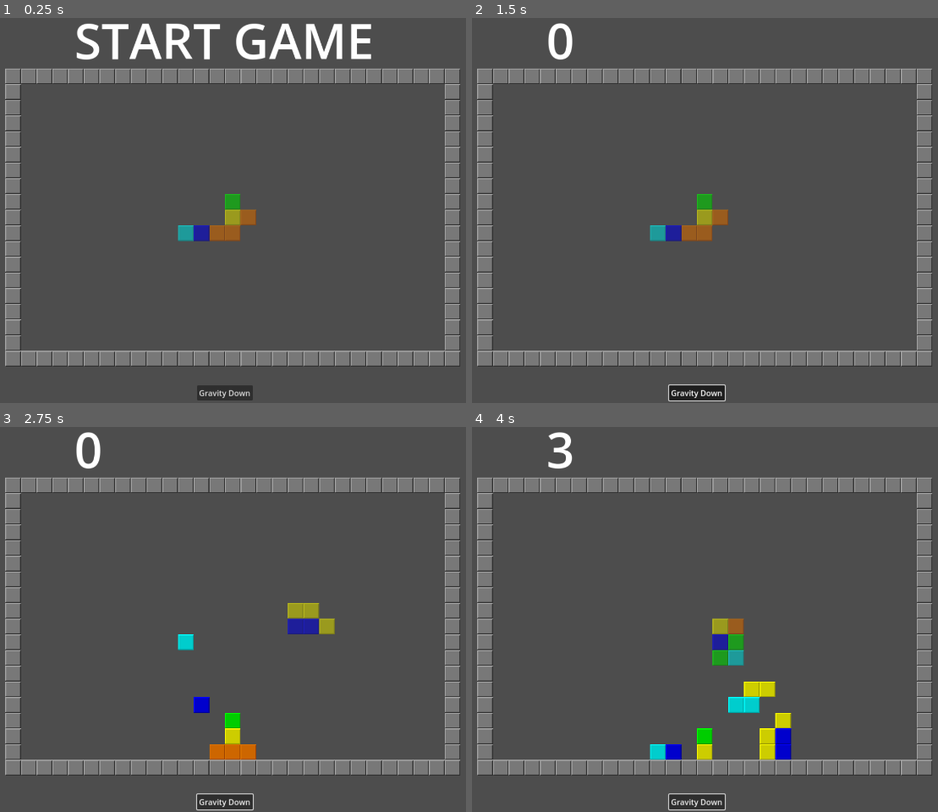
Above: before the commit, frames 1-4 (two rows, left to right).
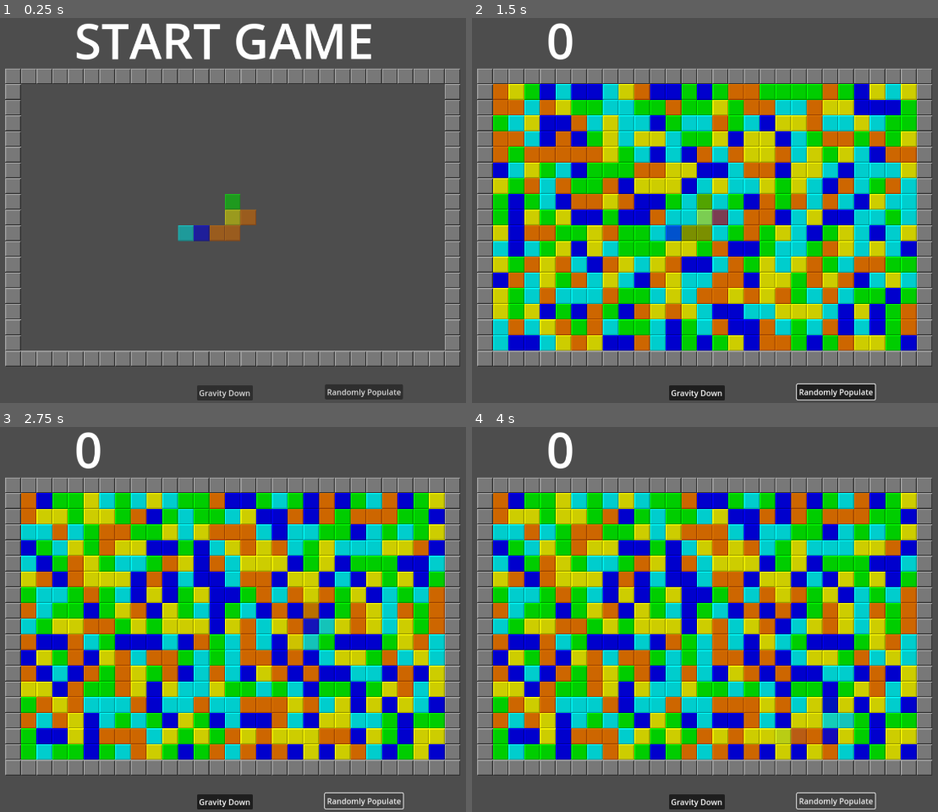
Above: after the commit, the same moments.

Repository: alexcolemandata/game-matcher
Game: Godot game, scene res://main.tscn
The game is run twice, just before and just after one commit, with the same random seed, the same clock (stepped at 60 frames per second) and the same inputs.
Inputs (mouse positions are in pixels of both pictures, inside the frame that each line leads up to):
- Up to frame 1 (0.25 s): no input
- Up to frame 2 (1.5 s): click "Gravity Down" at 0.5 s; click (835, 391) at 1.25 s, where only the run after the commit has a clickable "Randomly Populate"
- Up to frame 3 (2.75 s): tap Enter at 2 s; hold Right (right) from 2.03 s (still down); hold S (spawn piece) from 2.03 s (still down)
- Up to frame 4 (4 s): release Right (right) at 2.78 s; release S (spawn piece) at 2.78 s; hold Down (down) 2.78-3.53 s; tap A (rotate anticlockwise) at 2.85 s; tap S (spawn piece) at 3.05, 3.8 s; hold Right (right) from 3.53 s (still down); hold D (rotate clockwise) from 3.53 s (still down)

The runs differ from the first frame. In frame 1, 0.6% of the frame differs, in the area x 69-87%, y 95-100%; in frame 2, 64%, in the area x 4-96%, y 17-100%; in frame 3, 63%; in frame 4, 63%.

Commit message:
better firework effect + random populate button

Diff:
--- a/Board.gd
+++ b/Board.gd
@@ -25,7 +25,6 @@
 	ORANGE_TILE,
 	BLUE_TILE,
 ]
-var sparks
 
 var border: TileMapLayer
 var placed_tiles: TileMapLayer
@@ -39,11 +38,9 @@
 	active_piece = DEFAULT_LAYER.instantiate()
 	active_piece.modulate = Color(1, 1, 1, 0.3)
 	border = DEFAULT_LAYER.instantiate()
-	sparks = SPARKS.instantiate()
 	add_child(border)
 	add_child(placed_tiles)
 	add_child(active_piece)
-	add_child(sparks)
 
 	init_border()
 	spawn_piece()
@@ -165,8 +162,9 @@
 				var score_coords = placed_tiles.map_to_local(neighbors[0])
 				for scored_tile in neighbors:
 					await get_tree().create_timer(0.05).timeout
-
-					sparks.fire(placed_tiles.to_global(placed_tiles.map_to_local(scored_tile)))
+					var sparks = SPARKS.instantiate()
+					add_child(sparks)
+					sparks.fire(placed_tiles.to_global(placed_tiles.map_to_local(scored_tile)), color_str)
 					placed_tiles.erase_cell(scored_tile)
 
 
@@ -341,7 +339,9 @@
 		else:
 			per_x_coords[x].append(coord)
 
-	for x in per_x_coords.keys():
+	var ordered_cols = per_x_coords.keys()
+	ordered_cols.sort()
+	for x in ordered_cols:
 		var col_coords = per_x_coords[x]
 		col_coords.sort_custom(sort_vectors_lowest_to_highest)
 
@@ -360,7 +360,7 @@
 			var new_coord = Vector2i(x, int(HEIGHT/2)-i-1)
 			print("gravity from: ", old_coord, "; to: ", new_coord)
 			for j in range(old_coord.y, new_coord.y ):
-				await get_tree().create_timer(0.01).timeout
+				await get_tree().create_timer(0.001).timeout
 				placed_tiles.erase_cell(Vector2i(x, j))
 				draw_coords(placed_tiles, Vector2i(x, j+1), color)
 
@@ -378,3 +378,15 @@
 
 func sort_vectors_lowest_to_highest(a: Vector2i, b: Vector2i) -> bool:
 	return a.y > b.y
+
+
+func _on_randomly_populate_button_pressed() -> void:
+	randomly_populate_grid()
+
+func randomly_populate_grid() -> void:
+	print("randomly populating grid")
+	var half_height = int(HEIGHT / 2)
+	var half_width = int(WIDTH / 2)
+	for x in range(-half_width + 1, half_width):
+		for y in range(-half_height + 1, half_height):
+			draw_coords(placed_tiles, Vector2i(x, y), roll_color())
--- a/main.tscn
+++ b/main.tscn
@@ -21,7 +21,7 @@
 theme_override_font_sizes/font_size = 100
 text = "START GAME"
 
-[node name="Button" type="Button" parent="."]
+[node name="GravityDownButton" type="Button" parent="."]
 offset_left = -57.0
 offset_top = 358.0
 offset_right = 57.0
@@ -29,9 +29,18 @@
 toggle_mode = true
 text = "Gravity Down"
 
+[node name="RandomlyPopulateButton" type="Button" parent="."]
+offset_left = 204.0
+offset_top = 356.0
+offset_right = 363.0
+offset_bottom = 387.0
+toggle_mode = true
+text = "Randomly Populate"
+
 [node name="Timer" type="Timer" parent="."]
 unique_name_in_owner = true
 wait_time = 0.2
 autostart = true
 
-[connection signal="pressed" from="Button" to="LayerHolder" method="_on_button_pressed"]
+[connection signal="pressed" from="GravityDownButton" to="LayerHolder" method="_on_button_pressed"]
+[connection signal="pressed" from="RandomlyPopulateButton" to="LayerHolder" method="_on_randomly_populate_button_pressed"]
--- a/rocket.gd
+++ b/rocket.gd
@@ -1,5 +1,4 @@
 extends GPUParticles2D
 
 func _ready() -> void:
-	process_material.sub_emitter_amount_at_end = 200
 	pass
--- a/sparks.gd
+++ b/sparks.gd
@@ -1,5 +1,6 @@
 extends Node2D
 
-func fire(coord: Vector2) -> void:
+func fire(coord: Vector2, mod: Color = Color(1, 1, 1, 1)) -> void:
 	global_position = coord
-	$Rocket.emitting = true
+	modulate = mod
+	$Blast.emitting = true
--- a/sparks.tscn
+++ b/sparks.tscn
@@ -1,40 +1,7 @@
-[gd_scene load_steps=18 format=3 uid="uid://bvkj5ngh07est"]
+[gd_scene load_steps=11 format=3 uid="uid://bvkj5ngh07est"]
 
 [ext_resource type="Script" path="res://sparks.gd" id="1_jqpg3"]
-[ext_resource type="Script" path="res://rocket.gd" id="1_kmerv"]
 [ext_resource type="Script" path="res://blast.gd" id="1_odf1s"]
-
-[sub_resource type="CanvasItemMaterial" id="CanvasItemMaterial_w3x4k"]
-blend_mode = 1
-
-[sub_resource type="Curve" id="Curve_b3rv8"]
-_data = [Vector2(0, 0), 0.0, 2.83928, 0, 0, Vector2(1, 1), 0.0, 0.0, 0, 0]
-point_count = 2
-
-[sub_resource type="CurveTexture" id="CurveTexture_w123b"]
-curve = SubResource("Curve_b3rv8")
-
-[sub_resource type="ParticleProcessMaterial" id="ParticleProcessMaterial_poxsy"]
-lifetime_randomness = 0.2
-particle_flag_disable_z = true
-emission_shape = 3
-emission_box_extents = Vector3(4, 1, 1)
-direction = Vector3(0, -1, 0)
-spread = 0.0
-initial_velocity_min = 50.0
-initial_velocity_max = 100.0
-gravity = Vector3(0, 0, 0)
-alpha_curve = SubResource("CurveTexture_w123b")
-sub_emitter_mode = 2
-sub_emitter_amount_at_end = 32
-
-[sub_resource type="Gradient" id="Gradient_v0pqo"]
-colors = PackedColorArray(0.855115, 0.53865, 0.196405, 1, 0.752724, 0.196147, 0.296532, 1)
-
-[sub_resource type="GradientTexture2D" id="GradientTexture2D_xe74i"]
-gradient = SubResource("Gradient_v0pqo")
-width = 1
-fill_to = Vector2(1, 1)
 
 [sub_resource type="CanvasItemMaterial" id="CanvasItemMaterial_qv6q1"]
 blend_mode = 1
@@ -47,61 +14,53 @@
 curve = SubResource("Curve_38j01")
 
 [sub_resource type="Gradient" id="Gradient_pym0v"]
-offsets = PackedFloat32Array(0, 0.251724, 0.52069, 0.772414, 1)
-colors = PackedColorArray(0.880831, 0.0962865, 0.207814, 0.478431, 0.685128, 0.234726, 0.00603454, 0.764706, 0.32477, 0.444119, 0.937919, 0.784314, 0.772522, 0.769131, 1.92523e-06, 0.909804, 0, 0.739827, 0.689904, 0.741176)
+offsets = PackedFloat32Array(0, 0.251724, 0.517241, 0.772414, 1)
+colors = PackedColorArray(0.88, 0.88, 0.88, 0.776471, 0.685128, 0.234726, 0.00603454, 0.764706, 0.32477, 0.444119, 0.937919, 0.784314, 0.772522, 0.769131, 1.92523e-06, 0.909804, 0, 0, 0, 0.866667)
 
 [sub_resource type="GradientTexture1D" id="GradientTexture1D_yqtj5"]
 gradient = SubResource("Gradient_pym0v")
 
 [sub_resource type="ParticleProcessMaterial" id="ParticleProcessMaterial_3fgw6"]
-lifetime_randomness = 1.0
+lifetime_randomness = 0.4
 particle_flag_disable_z = true
 direction = Vector3(1, 1, 0)
 spread = 180.0
-initial_velocity_min = 50.0
-initial_velocity_max = 150.0
+initial_velocity_min = 78.25
+initial_velocity_max = 195.19
+orbit_velocity_min = 9.49949e-08
+orbit_velocity_max = 9.49949e-08
+radial_velocity_min = -2.23517e-05
+radial_velocity_max = -2.23517e-05
 gravity = Vector3(0, 98, 0)
-damping_max = 100.0
+damping_max = 39.355
 scale_min = 0.5
 color_initial_ramp = SubResource("GradientTexture1D_yqtj5")
 alpha_curve = SubResource("CurveTexture_se5an")
+turbulence_noise_speed = Vector3(0.5, 0.2, 0.2)
 
 [sub_resource type="Gradient" id="Gradient_61g54"]
-colors = PackedColorArray(0.610014, 6.63242e-05, 0.509594, 1, 0.878736, 0.661828, 0.0505028, 1)
+colors = PackedColorArray(1, 1, 1, 0.905882, 0.3, 0.3, 0.3, 0.898039)
 
 [sub_resource type="GradientTexture2D" id="GradientTexture2D_l5ppk"]
 gradient = SubResource("Gradient_61g54")
-width = 1
+width = 3
 fill_to = Vector2(0, 1)
 
 [node name="Sparks" type="Node2D"]
 position = Vector2(757, 384)
 script = ExtResource("1_jqpg3")
 
-[node name="Rocket" type="GPUParticles2D" parent="."]
-material = SubResource("CanvasItemMaterial_w3x4k")
-position = Vector2(-1, 0)
+[node name="Blast" type="GPUParticles2D" parent="."]
+material = SubResource("CanvasItemMaterial_qv6q1")
 emitting = false
-amount = 4
-sub_emitter = NodePath("../Blast")
-process_material = SubResource("ParticleProcessMaterial_poxsy")
-texture = SubResource("GradientTexture2D_xe74i")
-lifetime = 0.5
+amount = 100
+process_material = SubResource("ParticleProcessMaterial_3fgw6")
+texture = SubResource("GradientTexture2D_l5ppk")
+lifetime = 1.4
 one_shot = true
+explosiveness = 1.0
+randomness = 0.9
 local_coords = true
 trail_enabled = true
-trail_lifetime = 0.4
-script = ExtResource("1_kmerv")
-
-[node name="Blast" type="GPUParticles2D" parent="."]
-material = SubResource("CanvasItemMaterial_qv6q1")
-position = Vector2(1, -30)
-emitting = false
-amount = 1000
-process_material = SubResource("ParticleProcessMaterial_3fgw6")
-texture = SubResource("GradientTexture2D_l5ppk")
-lifetime = 0.8
-local_coords = true
-trail_enabled = true
-trail_lifetime = 0.08
+trail_lifetime = 0.2
 script = ExtResource("1_odf1s")
